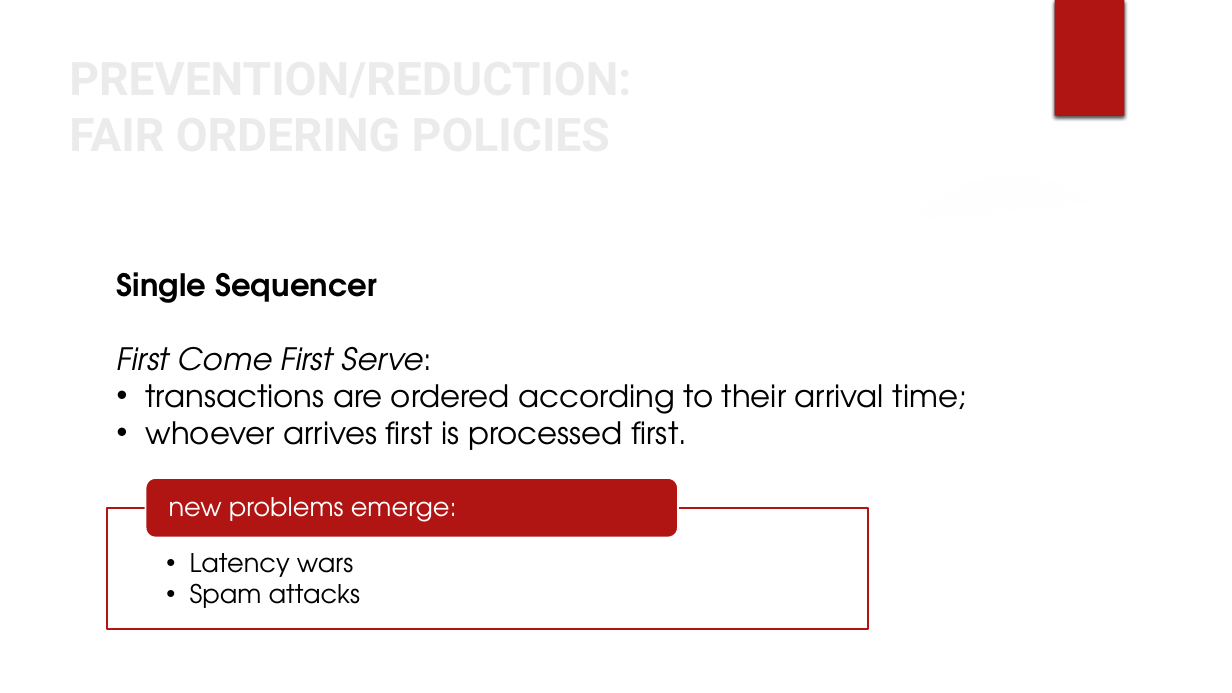
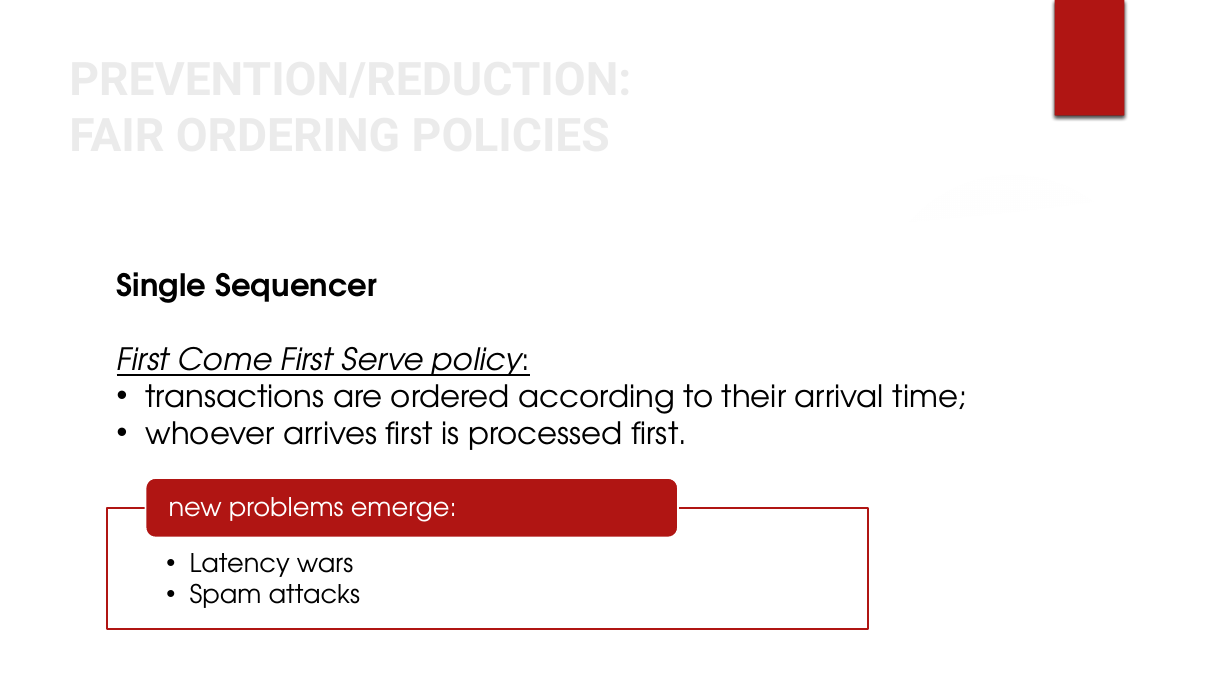
Before and after one commit to CamillaMagistrello/DECENTRALIZED_SYSTEM, a slide deck: slide 4 of SEMINARIO/MEV.pptx. Drawn at 1232x693 pixels with LibreOffice and Linux fonts; fonts in the diff are those of the drawing; background and template pictures are left out. Boxes give left, top, right and bottom in pixels: in the first picture for what was removed or moved away, otherwise in the second. Text is boxed around its words. In the diff, an @@ line names an element or a change of style, - is before the commit and + after.

```diff
--- a/SEMINARIO/MEV.pptx
+++ b/SEMINARIO/MEV.pptx
@@ text at (x1=117, y1=347, x2=531, y2=385): text changed @@
-First Come First Serve:
+First Come First Serve policy:
```
Also in this commit, not shown: 7 other slides changed.
